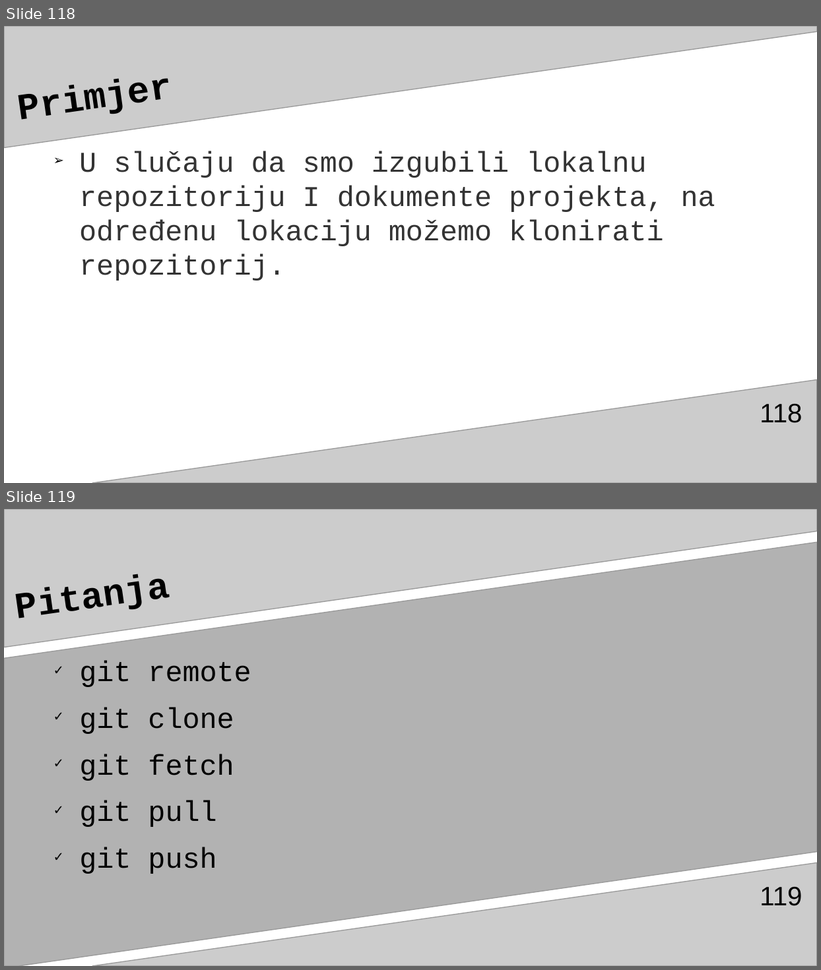
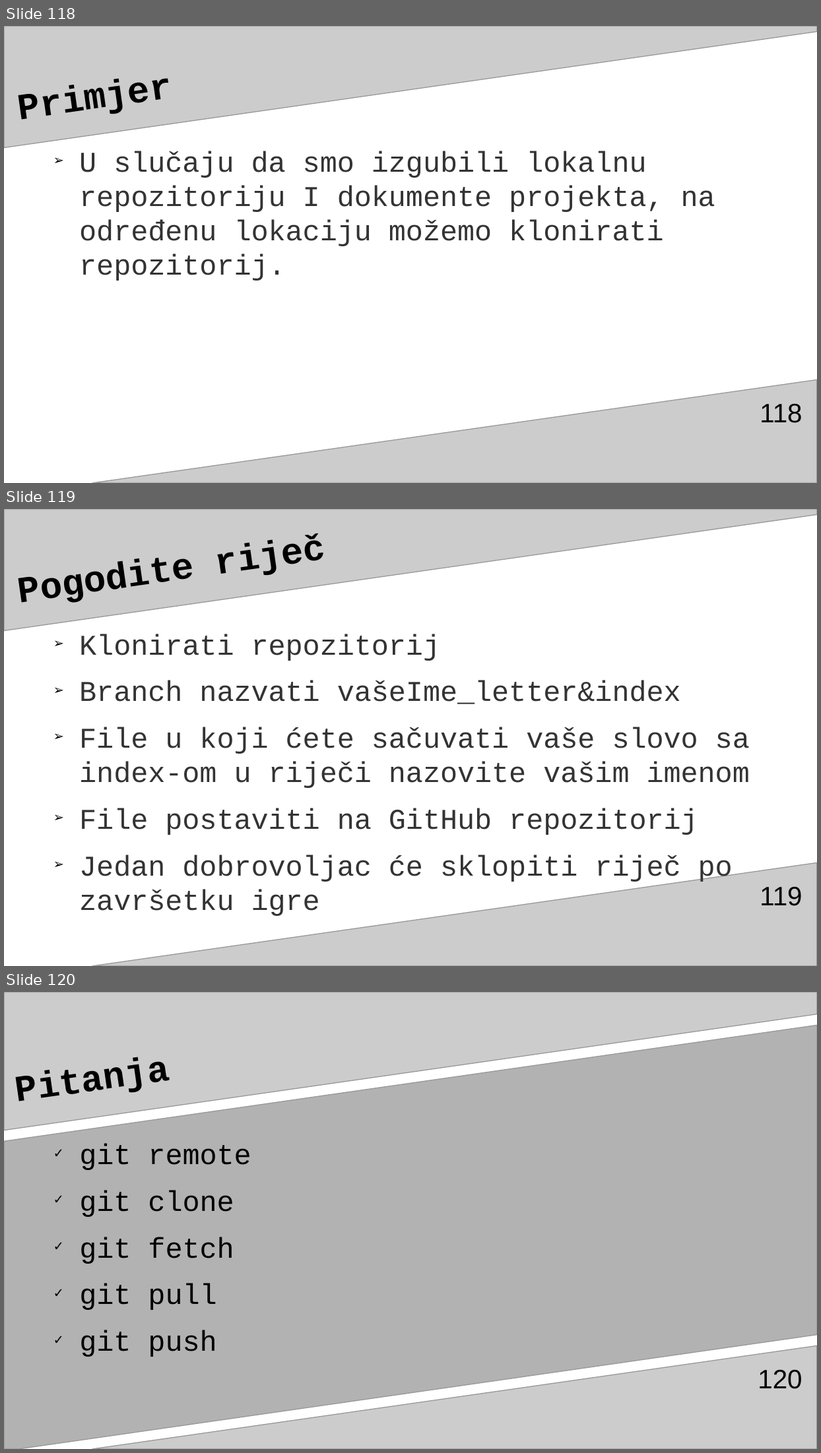
Before and after one commit to adnannukic/prezentacija-za-TSI, a slide deck: gitGitHubAdnanNukić.odp. Shown one above the other, each under a label of ours: slides 118 and 119 before the commit, slides 118, 119 and 120 after it. The pictures are 821x970 and 821x1453 pixels, drawn with LibreOffice and Linux fonts; fonts in the diff are those of the drawing. Boxes give left, top, right and bottom in pixels: in the first picture for what was removed or moved away, otherwise in the second. Text is boxed around its words. In the diff, an @@ line names an element or a change of style, - is before the commit and + after.

```diff
--- a/gitGitHubAdnanNukić.odp
+++ b/gitGitHubAdnanNukić.odp
@@ slide 119 added at <box>4,509,817,966</box>, background #FFFFFF; not listed: 2 template elements that a slide beside it also shows @@
@@ title added at <box>13,509,742,625</box>, 36 pt, text #000000, bold @@
+Pogodite riječ
@@ text added at <box>79,634,750,884</box>, 28 pt, text #333333 @@
+➢ Klonirati repozitorij
+➢ Branch nazvati vašeIme_letter&index
+➢ File u koji ćete sačuvati vaše slovo sa index-om u riječi nazovite vašim imenom
+➢ File postaviti na GitHub repozitorij
+➢ Jedan dobrovoljac će sklopiti riječ po završetku igre
@@ page number added at <box>760,887,802,906</box>, 26 pt, text #000000 @@
+119
@@ what was slide 119 is now slide 120 @@
@@ page number at <box>758,1370,802,1389</box>: text changed @@
-119
+120
```
Also in this commit, not shown: 2 slides changed.
